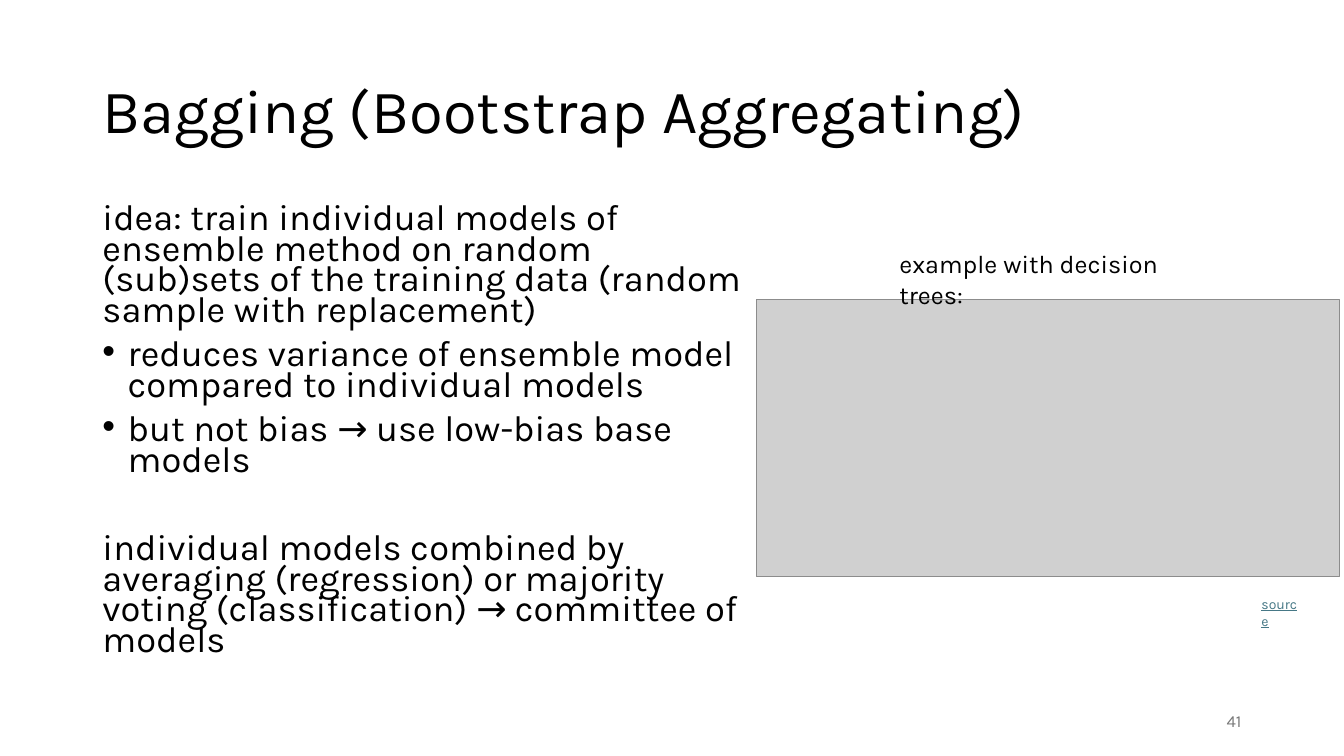
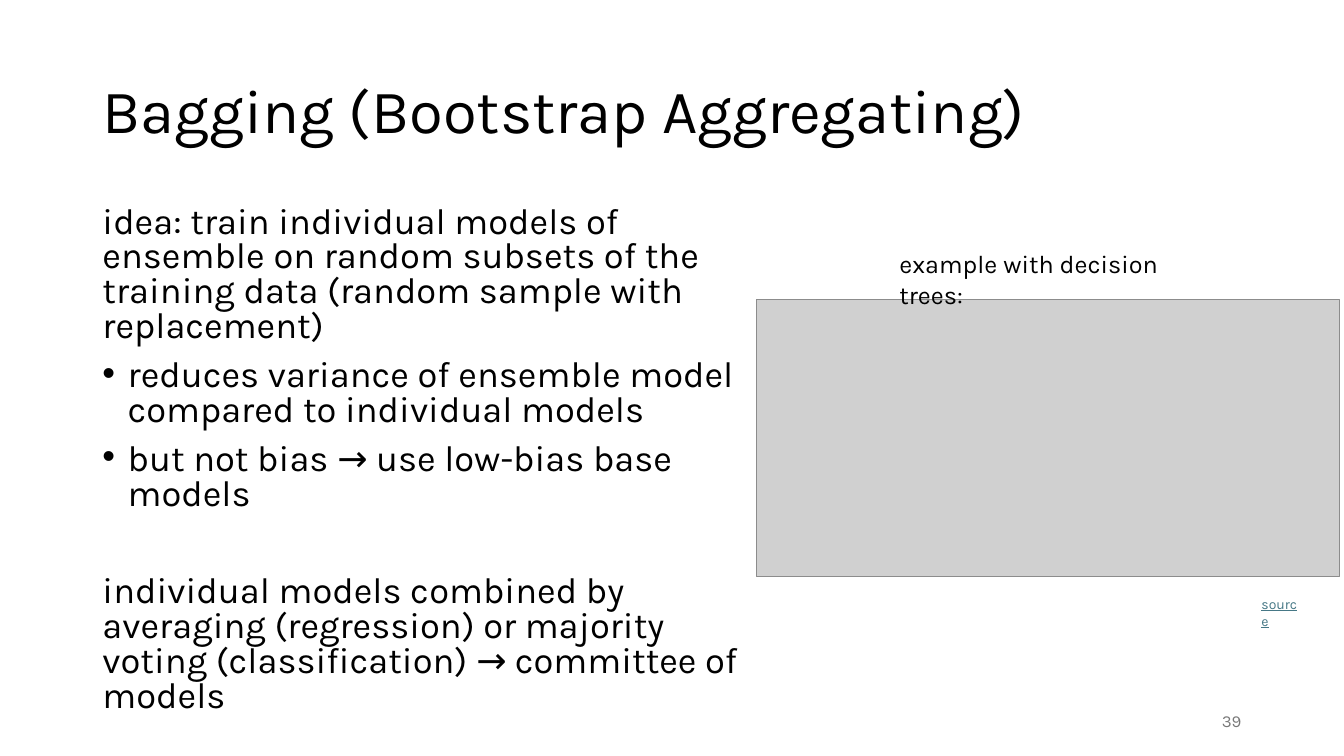
Before and after one commit to FelixWick/data_science, a slide deck: slide 39 of slides/5_ML.pptx (slide 41 before the commit). Drawn at 1344x756 pixels with LibreOffice and Linux fonts; fonts in the diff are those of the drawing; grey boxes stand for pictures. Boxes give left, top, right and bottom in pixels: in the first picture for what was removed or moved away, otherwise in the second. Text is boxed around its words. In the diff, an @@ line names an element or a change of style, - is before the commit and + after.

```diff
--- a/slides/5_ML.pptx
+++ b/slides/5_ML.pptx
@@ text at <box>102,209,699,347</box>: text changed @@
-idea: train individual models of ensemble method on random (sub)sets of the training data (random sample with replacement)
+idea: train individual models of ensemble on random subsets of the training data (random sample with replacement)
@@ text at <box>102,362,737,682</box>: line spacing 0.7 to 0.8 @@
@@ page number at <box>1222,716,1242,727</box>: text changed @@
-41
+39
```
Also in this commit, not shown: 13 other slides changed, 1 slide added, 5 slides removed, 8 other files.
